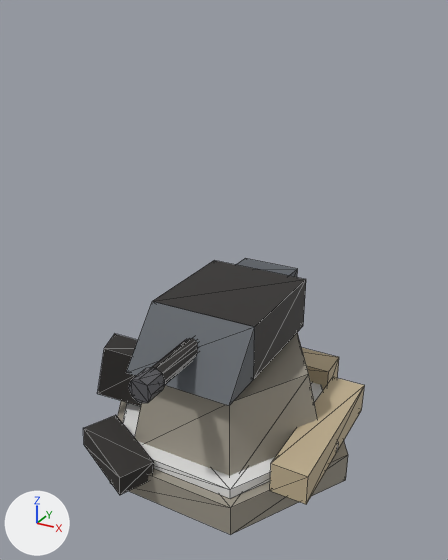
The glTF model IronFlag/unity/Assets/RF/Art/Models/RF_Structure_Turret_Damaged.glb, before and after one commit.
The view is the same before and after, from a 50 mm lens placed at (2.54, -4.68, 4.15), pointed at (0.05, -0.15, 1.89). Every picture has the same lights, and +X, +Y and +Z are marked at lower left. The picture after the commit comes second. Mesh edges are drawn as thin lines. Where no turn or scale is listed for an object, it has been applied to the vertices. Vertices at exactly the same position are counted once.

Names of what the first picture shows: 'Muzzle', 'RF_Structure_Turret_Damaged', 'TeamTrim', 'Turret'.
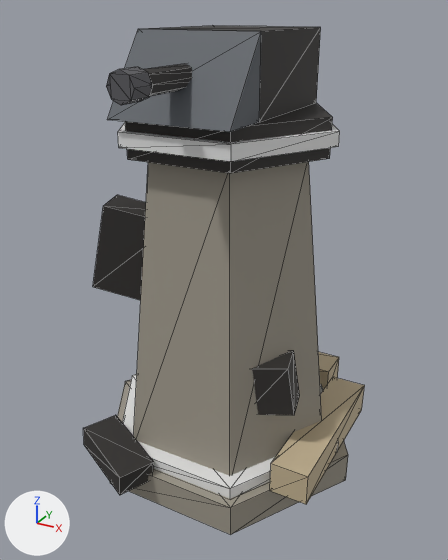
Diff of the bpy script that builds the scene:
```diff
--- a/IronFlag/unity/Assets/RF/Art/Models/RF_Structure_Turret_Damaged.glb.py
+++ b/IronFlag/unity/Assets/RF/Art/Models/RF_Structure_Turret_Damaged.glb.py
@@ me_rf_structure_turret_damaged @@
 # used by ob_rf_structure_turret_damaged; location = (0.0, 0.0, 0.0)
-me_rf_structure_turret_damaged.from_pydata(...)  # 56 vertices, 88 faces; spans x -1.3..1.3, y -1.4..1.19, z 0.0..1.13
+me_rf_structure_turret_damaged.from_pydata(...)  # 76 vertices, 120 faces; spans x -1.3..1.3, y -1.4..1.19, z 0.0..3.38
+# me_rf_structure_turret_damaged part 1: a new loose piece, a 6-sided cylinder along z spanning x -0.92..0.92, y -0.8..0.8, z 3.06..3.38, in mat_rf_flat
+# me_rf_structure_turret_damaged part 2: the loose piece of 8 vertices spanning x -1.22..-0.5, y -0.66..-0.18, z 0.47..1.13 is deleted
+# me_rf_structure_turret_damaged part 3: 6 vertices removed from x -0.86..0.86, y -0.74..0.74, z 1.05; 22 vertices added at x -1.04..0.94, y -0.8..0.64, z 0.89..3.06
 me_rf_structure_turret_damaged.materials.append(mat_rf_flat)
@@ me_teamtrim @@
 # used by ob_teamtrim; location = (0.0, 0.0, 0.0)
-me_teamtrim.from_pydata(...)  # 12 vertices, 20 faces; spans x -1.2..1.2, y -1.04..1.04, z 0.3..0.4
+me_teamtrim.from_pydata(...)  # 24 vertices, 40 faces; spans x -1.2..1.2, y -1.04..1.04, z 0.29..3.28
+# me_teamtrim part 4: the whole mesh is rebuilt
 me_teamtrim.materials.append(mat_rf_teamaccent)
@@ me_muzzle @@
 # used by ob_muzzle; location = (0.0, 0.0, 0.0)
-me_muzzle.from_pydata(...)  # 16 vertices, 28 faces; spans x -0.11..0.11, y -1.42..-1.22, z 1.31..1.53
+me_muzzle.from_pydata(...)  # 16 vertices, 28 faces; spans x -0.11..0.11, y -1.42..-1.22, z 3.58..3.8
+# me_muzzle part 5: the whole mesh is moved by (0.0, 0.0, 2.27)
 me_muzzle.materials.append(mat_rf_muzzle)
@@ ob_turret @@
 ob_turret = bpy.data.objects.new('Turret', me_turret)
-ob_turret.location = (0.0, 0.0, 1.05)
+ob_turret.location = (0.0, 0.0, 3.38)
```

Location of each change, [x1, y1, x2, y2] in pixels of the pictures (448 x 560 px):
'RF_Structure_Turret_Damaged', reshaped (113% taller): before [83, 332, 365, 534]; after [83, 103, 365, 534]
'Turret', moved: before [126, 258, 306, 406]; after [107, 25, 321, 132]
'TeamTrim', reshaped: before [123, 382, 338, 499]; after [118, 123, 340, 499]
'Muzzle', moved: before [128, 367, 166, 403]; after [106, 67, 153, 105]
part 1 of me_rf_structure_turret_damaged, added: after [125, 103, 333, 173]
part 2 of me_rf_structure_turret_damaged, deleted: before [97, 334, 141, 406]
part 3 of me_rf_structure_turret_damaged, built on: before [135, 332, 318, 476]; after [93, 162, 322, 476]
